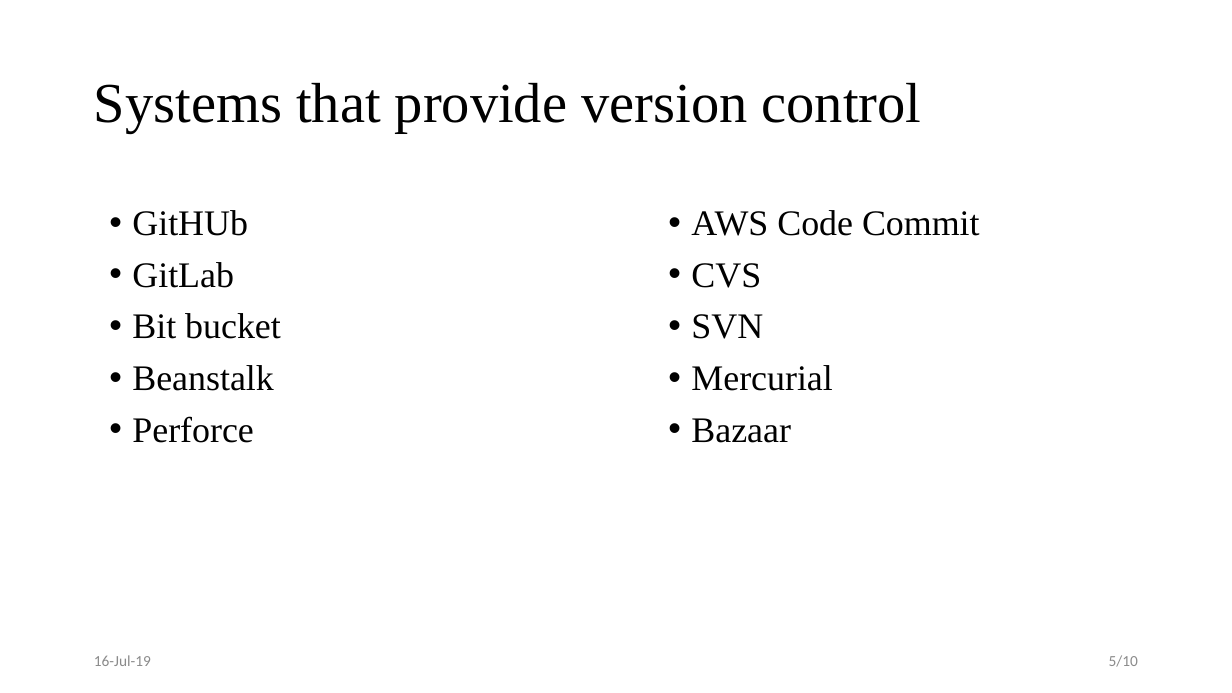
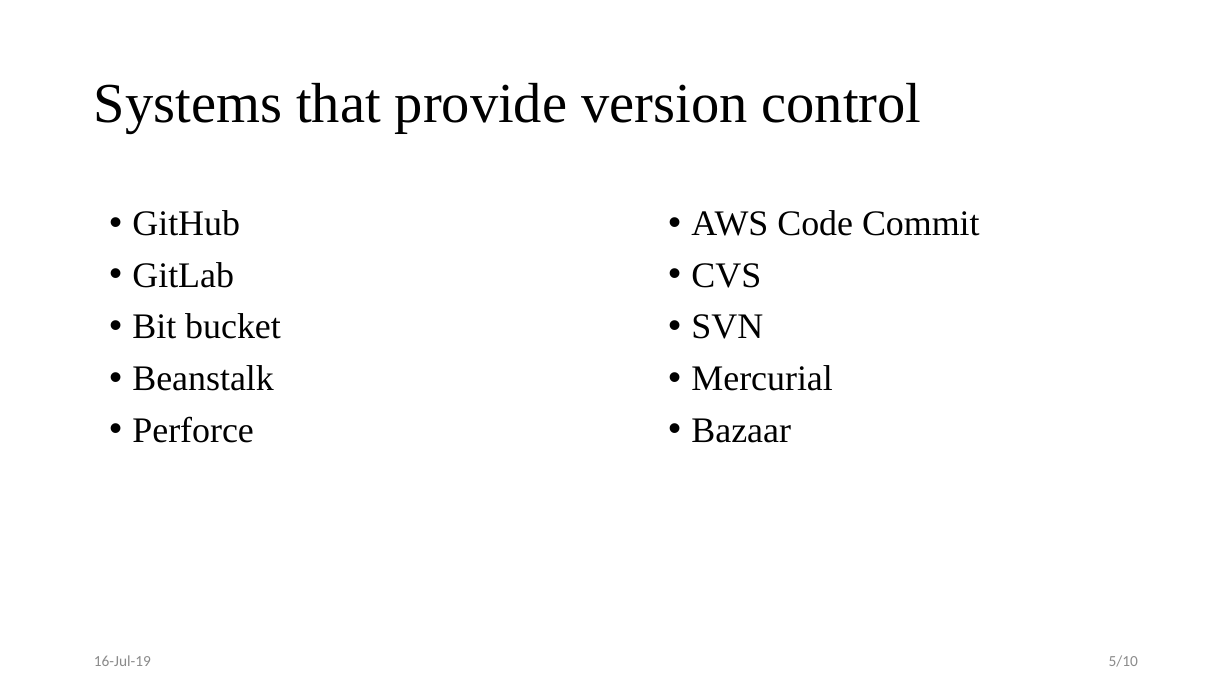
Before and after one commit to ruhul005/Version-Control-System, a slide deck: slide 5 of Version-Control-System.pptx. Drawn at 1232x693 pixels with LibreOffice and Linux fonts; fonts in the diff are those of the drawing. Boxes give left, top, right and bottom in pixels: in the first picture for what was removed or moved away, otherwise in the second. Text is boxed around its words. In the diff, an @@ line names an element or a change of style, - is before the commit and + after.

```diff
--- a/Version-Control-System.pptx
+++ b/Version-Control-System.pptx
@@ text at (132,210,240,236): text changed @@
-• GitHUb
+• GitHub
```
Also in this commit, not shown: 3 other slides changed.
